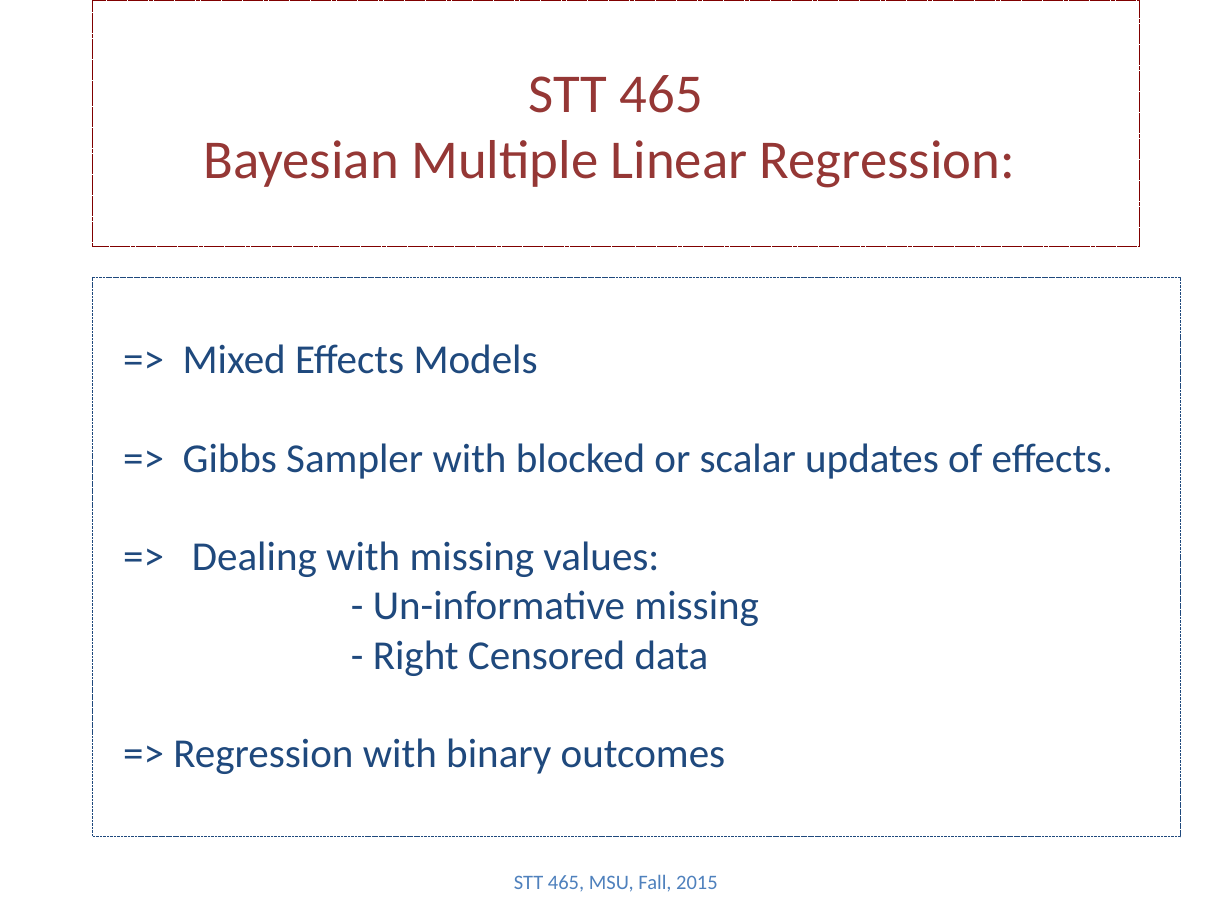
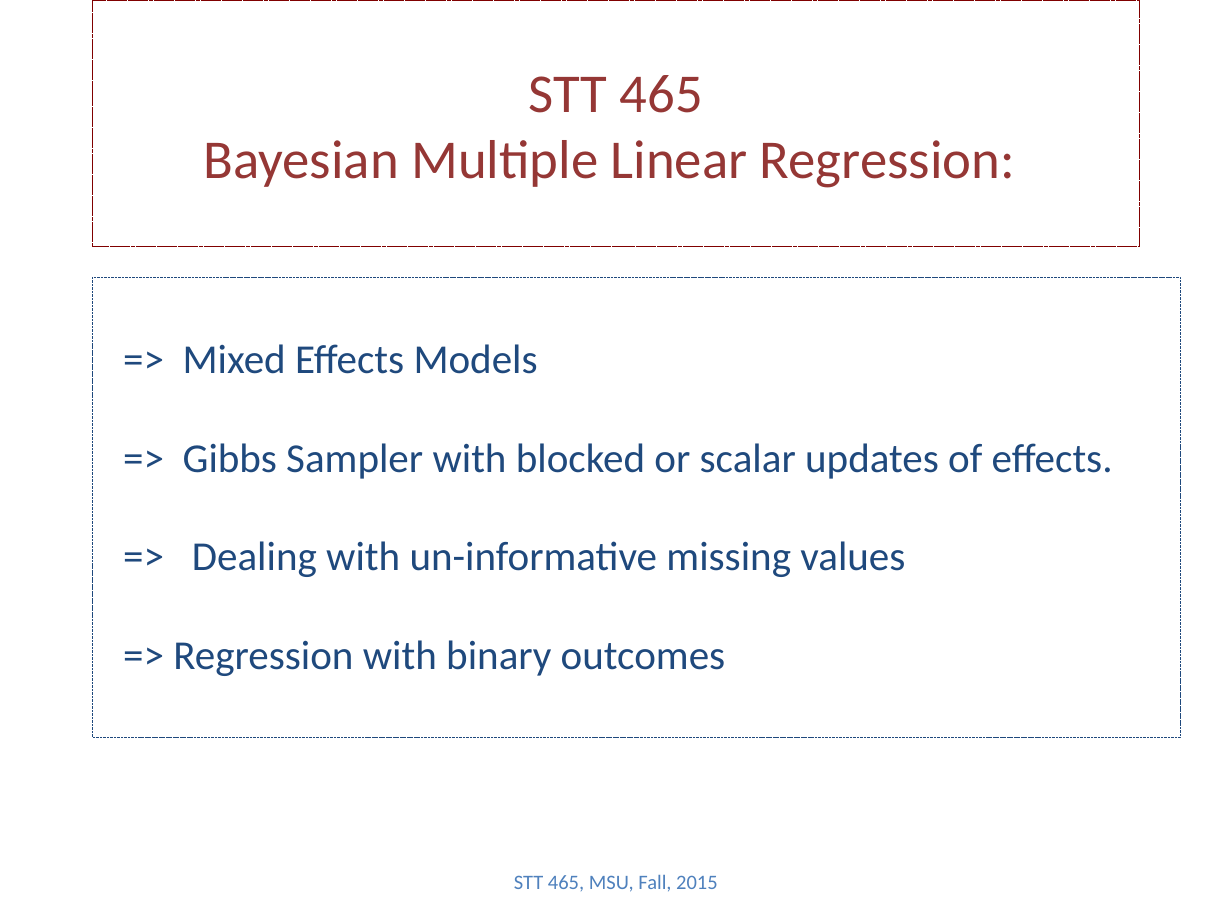
Before and after one commit to Boukos/STT465, a slide deck: slide 1 of STT465_13.pptx. Drawn at 1232x924 pixels with LibreOffice and Linux fonts; fonts in the diff are those of the drawing. Boxes give left, top, right and bottom in pixels: in the first picture for what was removed or moved away, otherwise in the second. Text is boxed around its words. In the diff, an @@ line names an element or a change of style, - is before the commit and + after.

```diff
--- a/STT465_13.pptx
+++ b/STT465_13.pptx
@@ rectangle "=> Mixed Effects Models": place and size @@
-rectangle "=> Mixed Effects Models" at [92, 277, 1180, 837]
+rectangle "=> Mixed Effects Models" at [92, 277, 1180, 738]
@@ text in rectangle at [192, 541, 905, 577]: text changed @@
-=> Dealing with missing values:
-- Un-informative missing
-- Right Censored data
+=> Dealing with un-informative missing values
```
Also in this commit, not shown: 9 slides removed, 3 other files.
